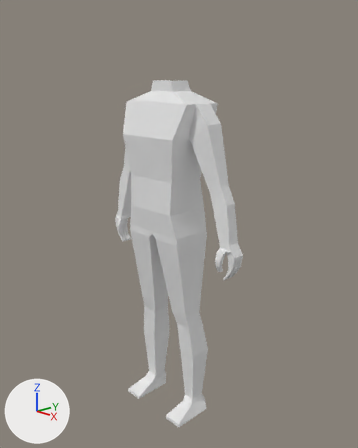
An edit to the Blender file DevelopmentAssets/Character/character_model.blend, drawn before and after from the same camera.
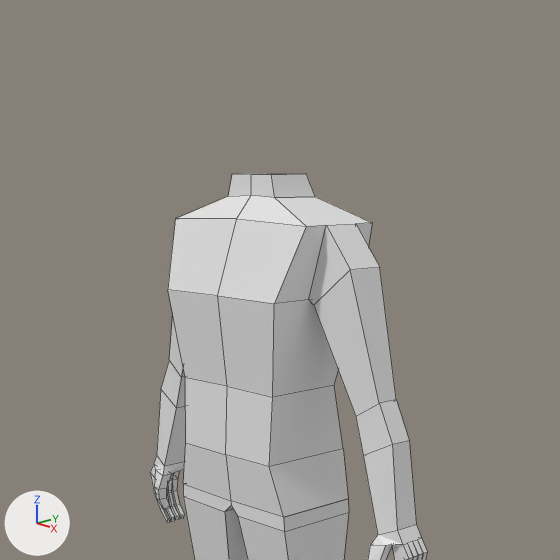
Each version is shown whole from a 50 mm camera at (4.26, -3.8, 1.74) aimed at (0.08, 0.12, 0.06), then close up on the part from 13% to 85% of the width and 0% to 58% of the height. The axes (+X, +Y, +Z) are drawn at lower left. The lights are the same throughout. The close-ups show mesh edges as thin lines.
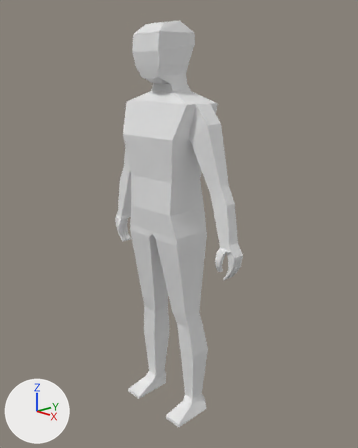
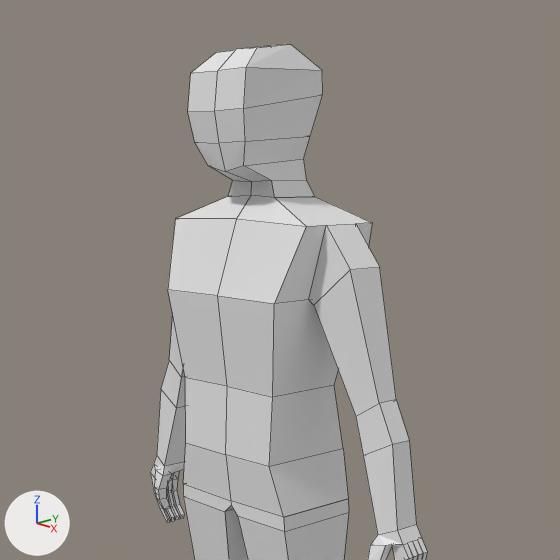
What differs and where, as boxes [x1, y1, x2, y2] in the close-ups (560 x 560 px):
```json
{"object": "Cube", "change": "reshaped", "before": [150, 173, 427, 560], "after": [150, 44, 427, 560]}
{"part": 1, "of": "me_cube_001", "change": "built on", "before": [228, 173, 315, 198], "after": [188, 44, 323, 198]}
```

The change, as JSON lines over the scene's bpy script:
```json
{"block": "me_cube_001", "where": "# used by ob_cube; location = (0.0, 0.0, 0.162); scale = (0.183, 0.183, 0.183)"}
{"op": "remove", "block": "me_cube_001", "code": "me_cube_001.from_pydata(...)  # 203 vertices, 192 faces; spans x -0.2..5.8, y -1.7..1.7, z -13.8..8.4"}
{"op": "add", "block": "me_cube_001", "code": "me_cube_001.from_pydata(...)  # 223 vertices, 212 faces; spans x -0.2..5.8, y -1.7..1.7, z -13.8..11.8"}
{"block": "me_cube_001", "change": "me_cube_001 part 1"}
{"block": "me_cube_001", "change": "1 face is deleted"}
{"block": "me_cube_001", "change": "4 vertices move from x -0.1..0.8, y -0.4..0.9, z 8.4 to x -0.1..0.8, y -0.4..0.9, z 8.2..8.3"}
{"block": "me_cube_001", "change": "20 vertices are added at x -0.2..1.2, y -1.6..1.2, z 8.5..11.8"}
{"block": "me_cube_001", "change": "21 new faces join them"}
```
